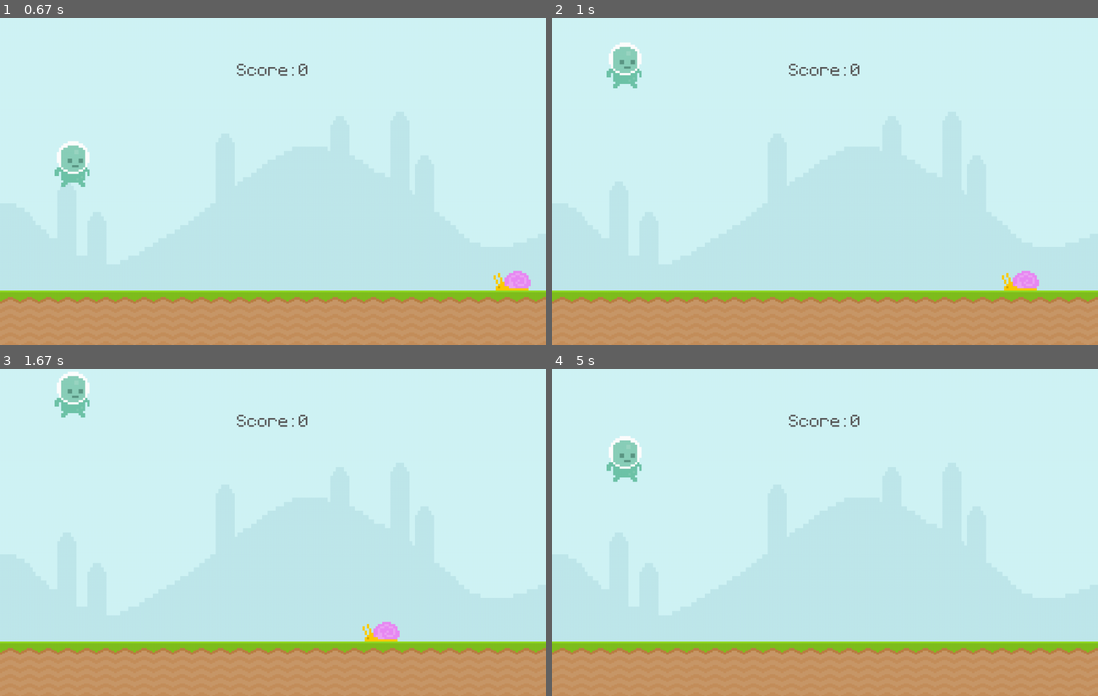
Above: before the commit, frames 1-4 (two rows, left to right).
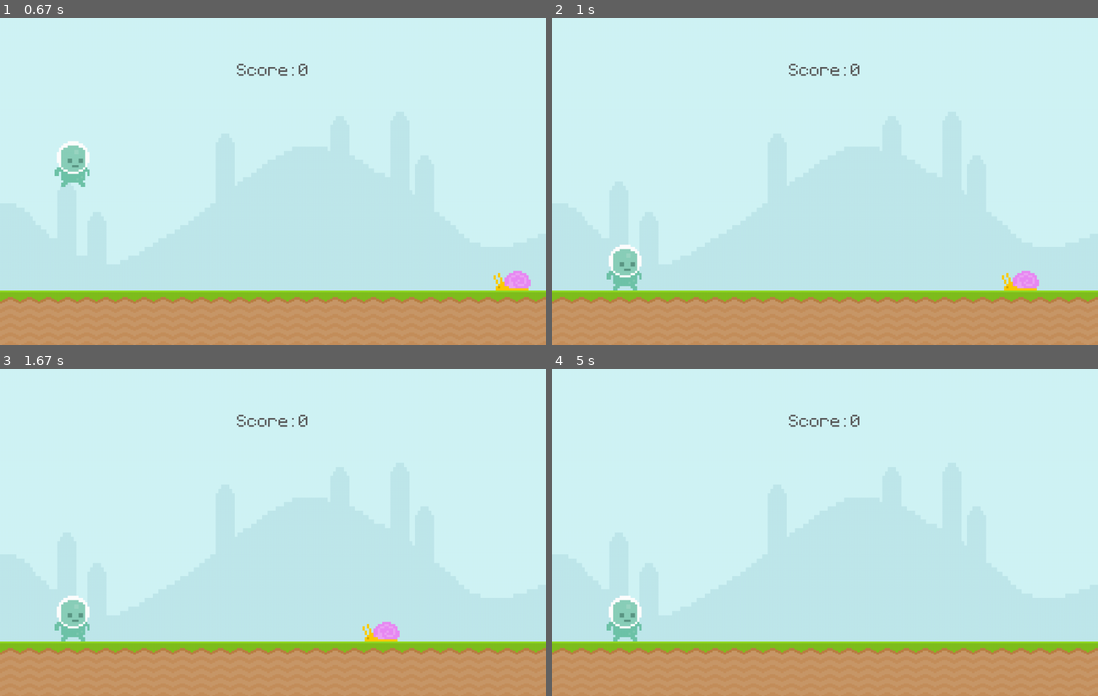
Above: after the commit, the same moments.

Repository: tokitou-san/Pygame-intro
Game: pygame game, started from main.py
The game is run twice, just before and just after one commit, with the same random seed, the same clock (stepped at 60 frames per second) and the same inputs.
Inputs (mouse positions are in pixels of both pictures, inside the frame that each line leads up to):
- Up to frame 1 (0.67 s): tap Space at 0.33 s
- Up to frame 2 (1 s): click (622, 148) at 0.72 s
- Up to frame 3 (1.67 s): click (70, 414) at 1.05 s
- Up to frame 4 (5 s): tap Space at 1.97, 2.27, 2.47, 2.77, 3.3, 3.6 s; click (622, 516) at 3.95 s; click (622, 411) at 4.28 s

Frame 1 is identical in both runs. In frame 2, 1.3% of the frame differs, in the area x 10-17%, y 7-84%; in frame 3, 1.3%; in frame 4, 1.3%, in the area x 10-17%, y 20-84%.

Commit message:
refactor: better python logic

Diff:
--- a/main.py
+++ b/main.py
@@ -36,12 +36,7 @@
 			exit()
 
 		if event.type == pygame.KEYDOWN:
-			if player_rect.bottom == 500:
-				if event.key == pygame.K_SPACE:
-					player_gravity = -20
-
-		if event.type == pygame.MOUSEBUTTONDOWN:
-			if player_rect.collidepoint(event.pos):
+			if event.key == pygame.K_SPACE and player_rect.bottom >= 500:
 				player_gravity = -20
 
 	screen.blit(sky_surface, (0, 0))
